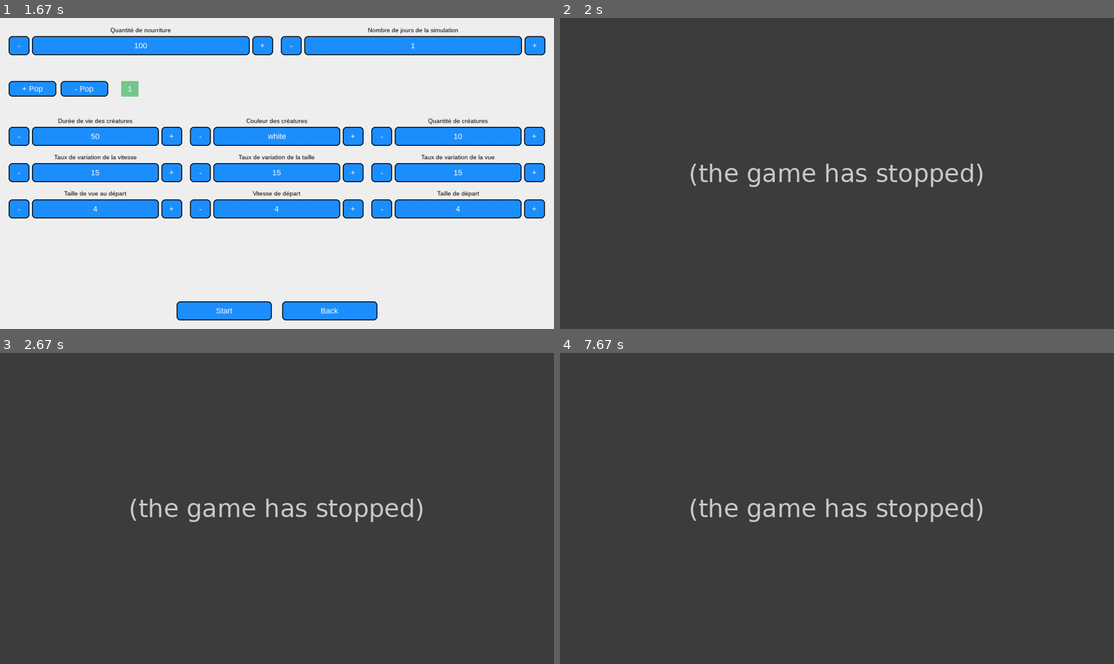
Above: before the commit, frames 1-4 (two rows, left to right).
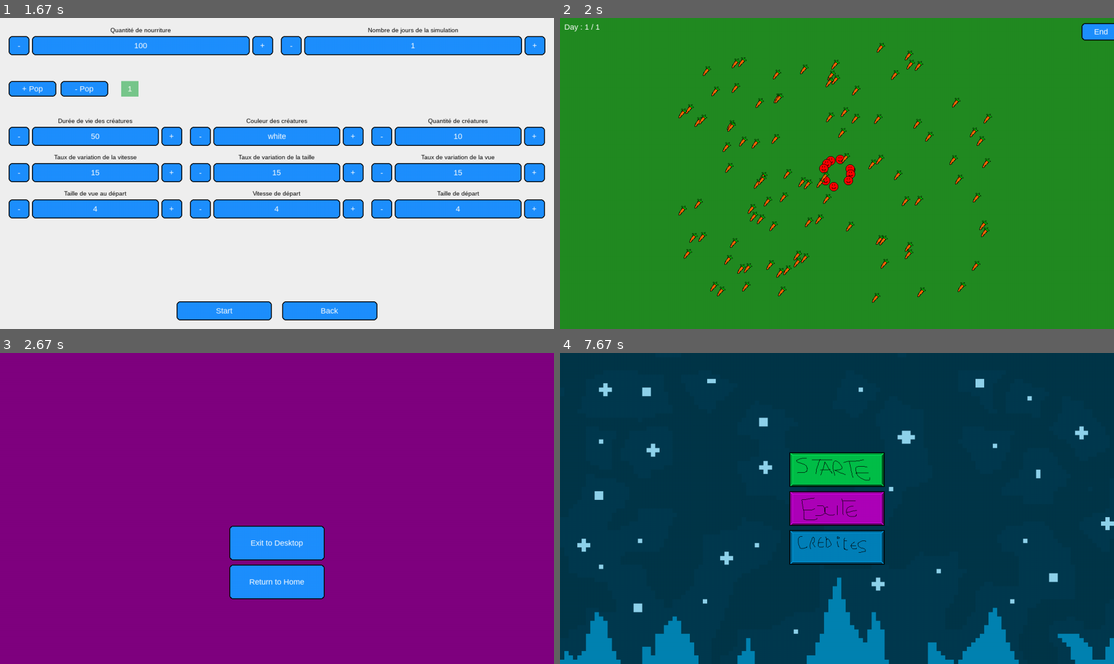
Above: after the commit, the same moments.

Repository: X47C/Trophees-NSI
Game: pygame game, started from main.py
Two runs of this game, one before a commit and one after it. Both use one fixed random seed, a clock stepped at 60 frames per second and the inputs below.
Inputs (mouse positions are in pixels of both pictures, inside the frame that each line leads up to):
- Up to frame 1 (1.67 s): click (260, 120) at 1.38 s
- Up to frame 2 (2 s): click "Start" at 1.72 s
- Up to frame 3 (2.67 s): click "End" at 2.05 s
- Up to frame 4 (7.67 s): click (809, 580) at 7.38 s

Frame 1 is identical in both runs. In frame 2, 100% of the frame differs, in the area x 0-100%, y 0-100%; in frame 3, 100%; in frame 4, 100%.
Error before the commit: NameError: name 'pg' is not defined (food.py line 12); the game stopped at 1.72 s (later frames are placeholders)

Commit message:
systeme de deplacement amelioré ( pas parfait )

Diff:
--- a/Game/creature.py
+++ b/Game/creature.py
@@ -1,5 +1,6 @@
 # methodes pour gerer les creatures
-from random import randint as rd
+from random import randint as rd, gauss, uniform
+from math import radians, cos, sin
 import pygame as pg
 import settings
 
@@ -22,13 +23,54 @@
         self.pos_x = settings.Display_size[0] // 2
         self.pos_y = settings.Display_size[1] // 2
         self.image = pg.image.load("assets/creature.png")
+        self.angle_deg = uniform(0, 360)
 
     def draw(self, screen):
-        screen.blit(self.image, (self.pos_x, self.pos_y))
+        rect = self.image.get_rect(center=(int(self.pos_x), int(self.pos_y)))
+        screen.blit(self.image, rect)
 
-    def moove(self):
-        self.pos_x += rd(-4 * self.speed, 4 * self.speed)
-        self.pos_y += rd(-4 * self.speed, 4 * self.speed)
+    def moove(self, angle_sigma_deg = None):
+
+        """
+        angle_sigma_deg : écart-type en degrés du bruit angulaire par seconde.
+        wrap : si True la créature réapparaît de l'autre côté de l'écran (wrap-around)
+        """
+        # dt calculé à partir du FPS
+        dt = 1.0 / settings.FPS
+
+        # si pas précisé dépend de la vitesse
+        if angle_sigma_deg is None:
+            angle_sigma_deg = 20.0 * (1.0 / max(1.0, self.speed))
+
+        # bruit angulaire
+        delta_angle = gauss(0.0, angle_sigma_deg) * (dt ** 0.5)
+        self.angle_deg = (self.angle_deg + delta_angle) % 360.0
+
+        # déplacement
+        rad = radians(self.angle_deg)
+        dist = self.speed
+        self.pos_x += cos(rad) * dist
+        self.pos_y += sin(rad) * dist
+
+        # gestion des collisions
+        w, h = settings.Display_size
+        bounced = False
+        if self.pos_x < 0:
+            self.pos_x = 0
+            bounced = True
+        elif self.pos_x > w:
+            self.pos_x = w
+            bounced = True
+        if self.pos_y < 0:
+            self.pos_y = 0
+            bounced = True
+        elif self.pos_y > h:
+            self.pos_y = h
+            bounced = True
+        if bounced:
+            # retourne l'angle de 180 degres
+            self.angle_deg = (self.angle_deg + 180.0 + gauss(0, 10.0)) % 360.0
+
 
     def Baby(self):
         """
--- a/Game/food.py
+++ b/Game/food.py
@@ -1,4 +1,5 @@
 # methodes pour gerer la nouriture
+import pygame as pg
 
 class Food():
     """
@@ -15,7 +16,8 @@
         """
         affiche la nourriture
         """
-        screen.blit(self.image, (self.pos_x, self.pos_y))
+        rect = self.image.get_rect(center=(int(self.pos_x), int(self.pos_y)))
+        screen.blit(self.image, rect)
 
     def __del__(self):
         """
